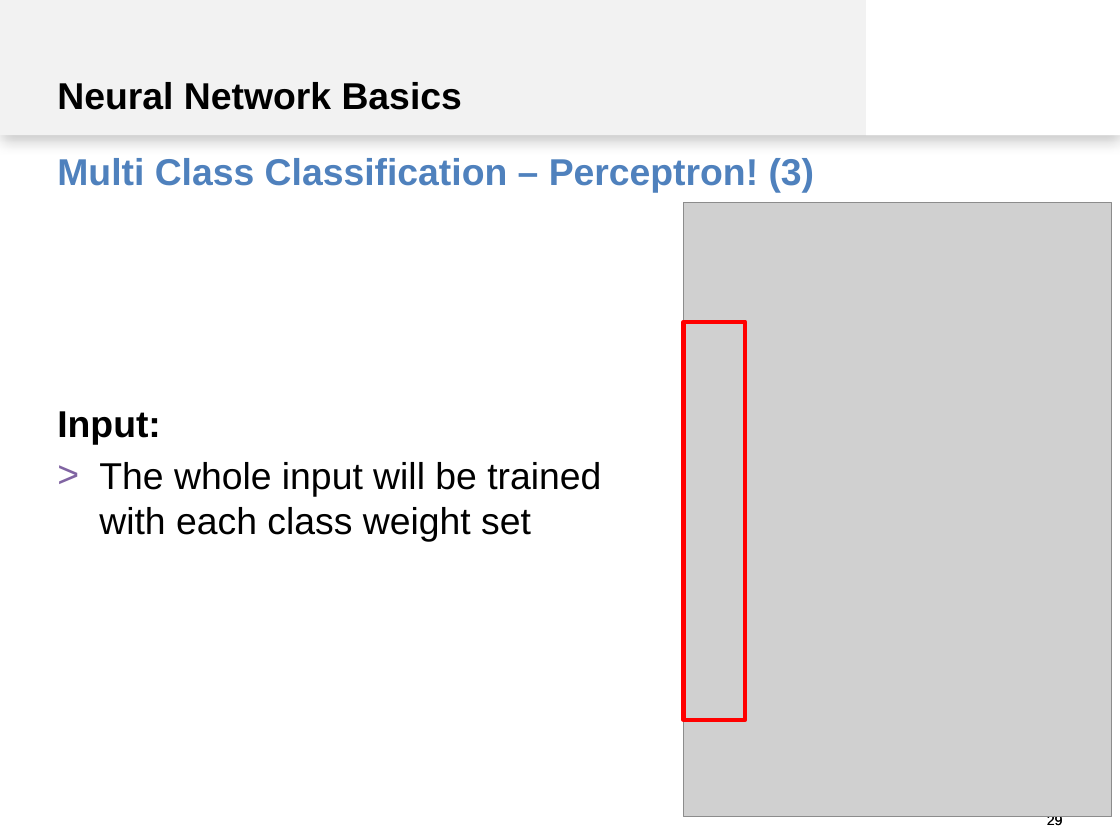
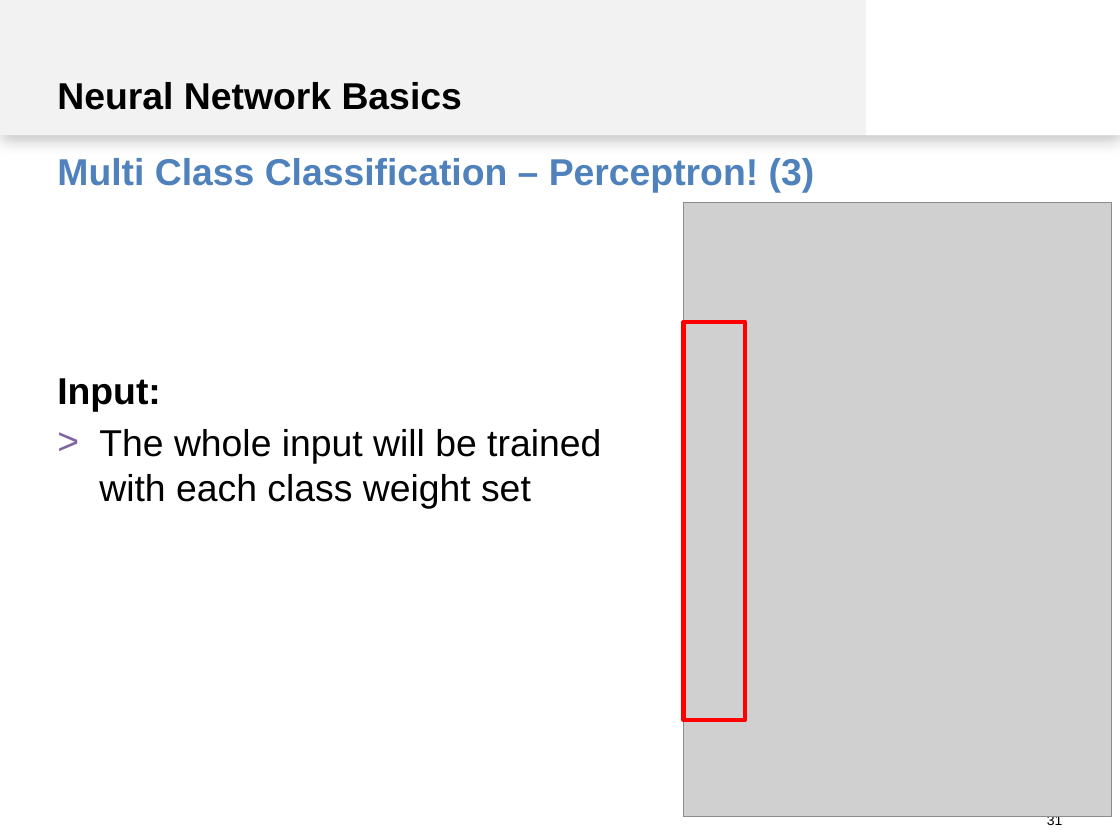
Before and after one commit to spinfo/LSS_DLwithText, a slide deck: slide 31 of docs/introduction.pptx (slide 29 before the commit). Drawn at 1120x840 pixels with LibreOffice and Linux fonts; fonts in the diff are those of the drawing; grey boxes stand for pictures. Boxes give left, top, right and bottom in pixels: in the first picture for what was removed or moved away, otherwise in the second. Text is boxed around its words. In the diff, an @@ line names an element or a change of style, - is before the commit and + after.

```diff
--- a/docs/introduction.pptx
+++ b/docs/introduction.pptx
@@ text "Input:" at [57,378,601,508]: indent changed @@
@@ page number removed at [560,800,1063,840] @@
-29
@@ page number at [1047,816,1063,825]: text changed @@
-29
+31
```
Also in this commit, not shown: 25 other slides changed, 12 slides added, 1 slide removed.
